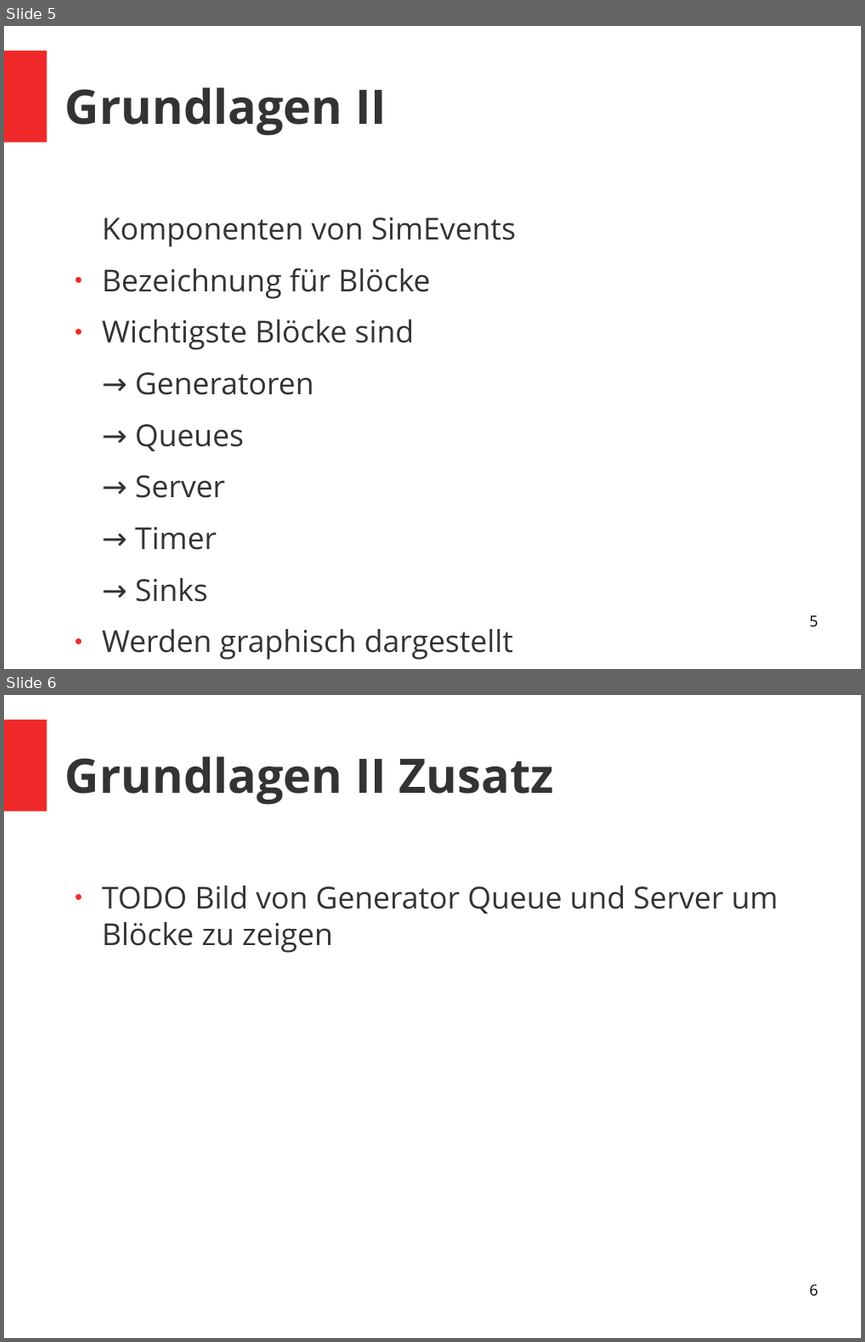
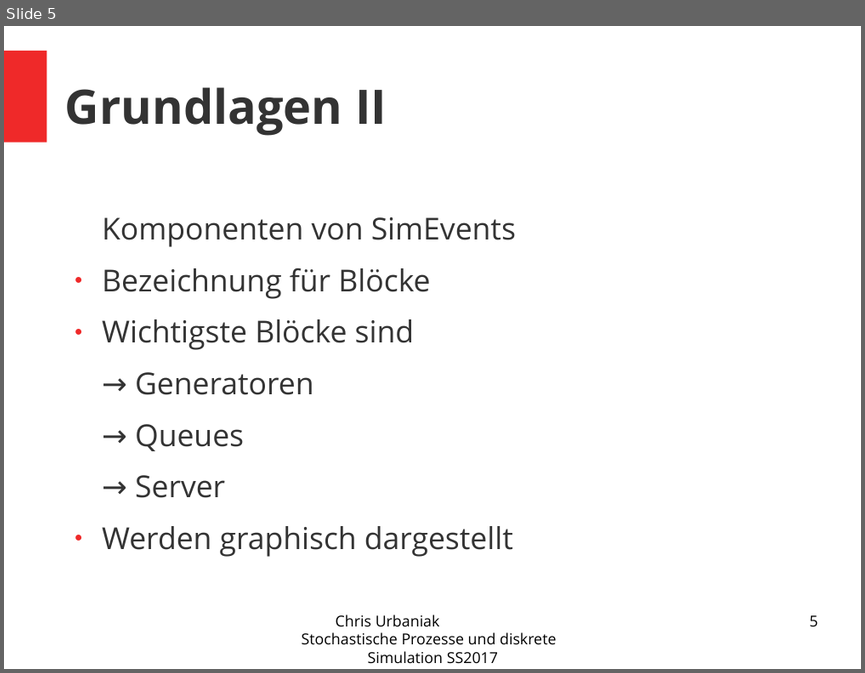
Before and after one commit to nouiteesator/seminar, a slide deck: Präsi.odp. Shown one above the other, each under a label of ours: slides 5 and 6 before the commit, slide 5 after it. The pictures are 865x1342 and 865x673 pixels, drawn with LibreOffice and Linux fonts; fonts in the diff are those of the drawing. Boxes give left, top, right and bottom in pixels: in the first picture for what was removed or moved away, otherwise in the second. Text is boxed around its words. In the diff, an @@ line names an element or a change of style, - is before the commit and + after.

```diff
--- a/Präsi.odp
+++ b/Präsi.odp
@@ slide 6 removed at <box>4,695,861,1338</box>, background #FFFFFF; not listed: 1 template element that a slide beside it also shows @@
@@ title removed at <box>65,756,553,805</box> @@
-Grundlagen II Zusatz
@@ text removed at <box>102,885,778,953</box> @@
-● TODO Bild von Generator Queue und Server um Blöcke zu zeigen
@@ page number removed at <box>809,1284,817,1295</box> @@
-6
@@ slide 5 changed as well @@
@@ text at <box>135,527,216,601</box>: paragraphs removed @@
-→ Timer
-→ Sinks
@@ text added at <box>302,614,556,663</box>, 14 pt, text #000000 @@
+Chris Urbaniak Stochastische Prozesse und diskrete Simulation SS2017
```
Also in this commit, not shown: 8 other slides changed, 15 slides added, 3 other files.
